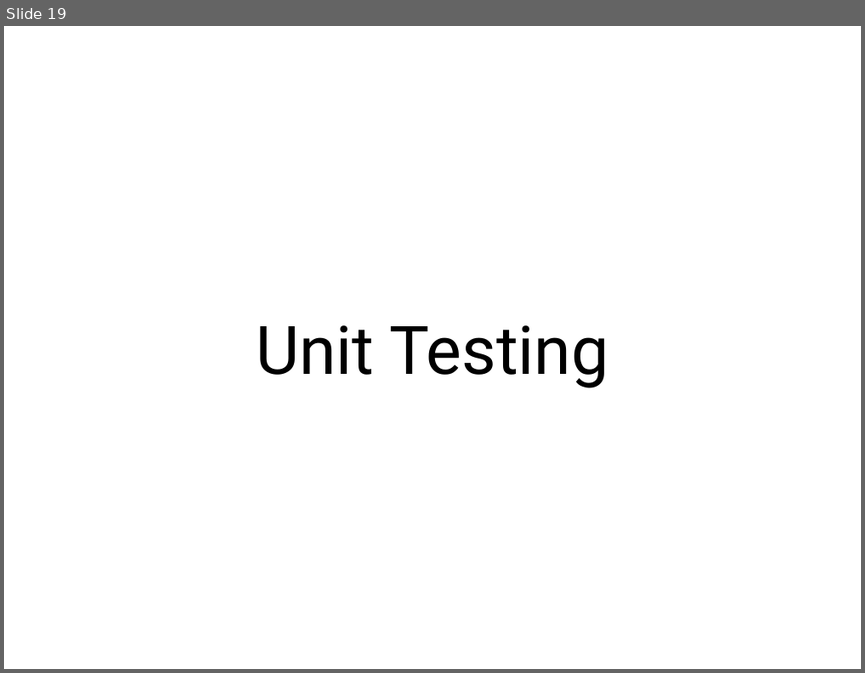
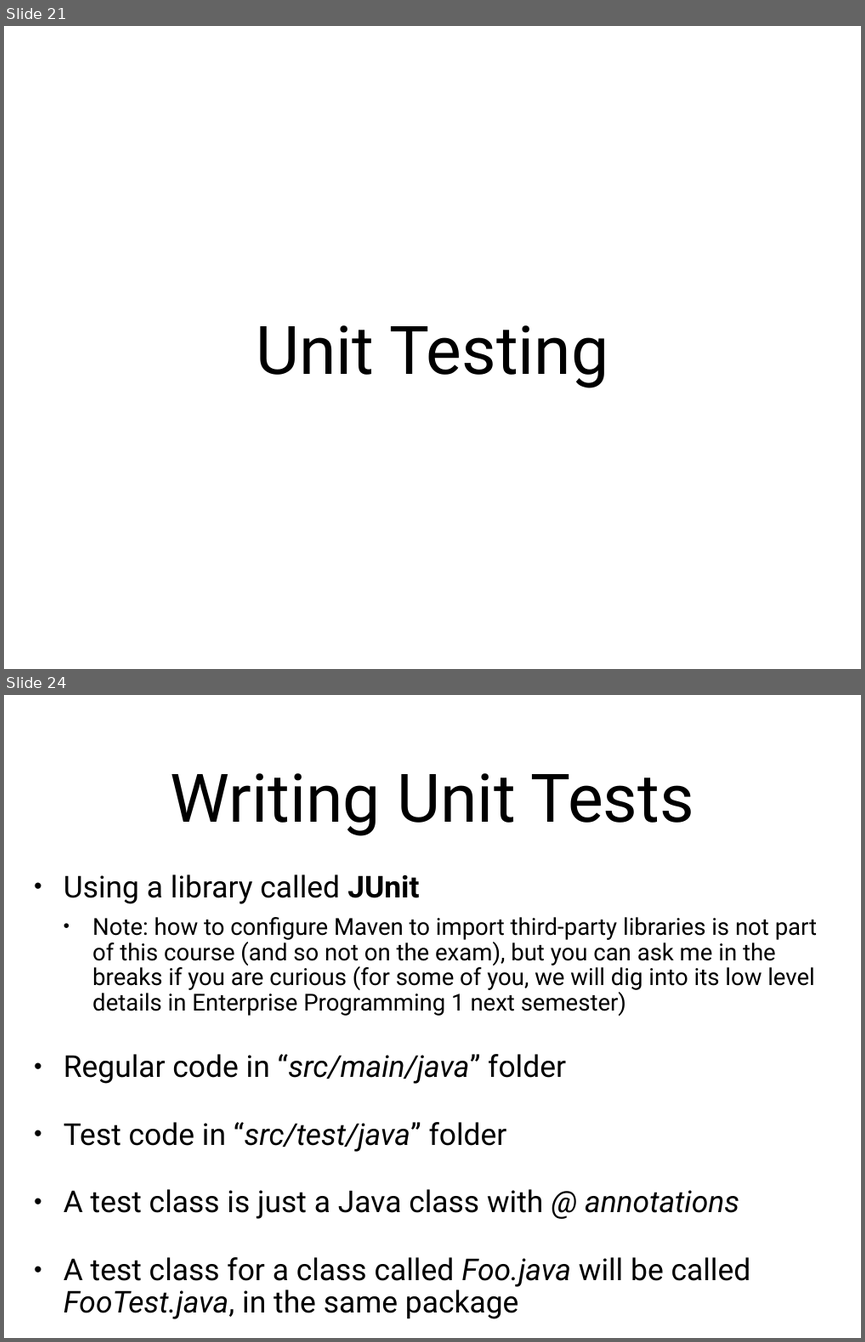
Before and after one commit to arcuri82/algorithms, a slide deck: docs/slides/01/01_intro.pptx. Shown one above the other, each under a label of ours: slide 19 before the commit, slides 21 and 24 after it; the slides between them are not shown. The pictures are 865x673 and 865x1342 pixels, drawn with LibreOffice and Linux fonts; fonts in the diff are those of the drawing. Boxes give left, top, right and bottom in pixels: in the first picture for what was removed or moved away, otherwise in the second. Text is boxed around its words. In the diff, an @@ line names an element or a change of style, - is before the commit and + after.

```diff
--- a/docs/slides/01/01_intro.pptx
+++ b/docs/slides/01/01_intro.pptx
@@ slide 24 added at box(4, 695, 861, 1338), background #FFFFFF @@
@@ title added at box(171, 773, 694, 836), 80 pt, text #000000 @@
+Writing Unit Tests
@@ text added at box(64, 874, 817, 1319), 28 pt, text #000000 @@
+• Using a library called JUnit
+  • Note: how to configure Maven to import third-party libraries is not part of this course (and so not on the exam), but you can ask me in the breaks if you are curious (for some of you, we will dig into its low level details in Enterprise Programming 1 next semester)
+• Regular code in “src/main/java” folder
+• Test code in “src/test/java” folder
+• A test class is just a Java class with @ annotations
+• A test class for a class called Foo.java will be called FooTest.java, in the same package
@@ what was slide 19 is now slide 21 @@
```
Also in this commit, not shown: 9 slides changed, 11 other slides added, 2 slides removed, 1 other file.
